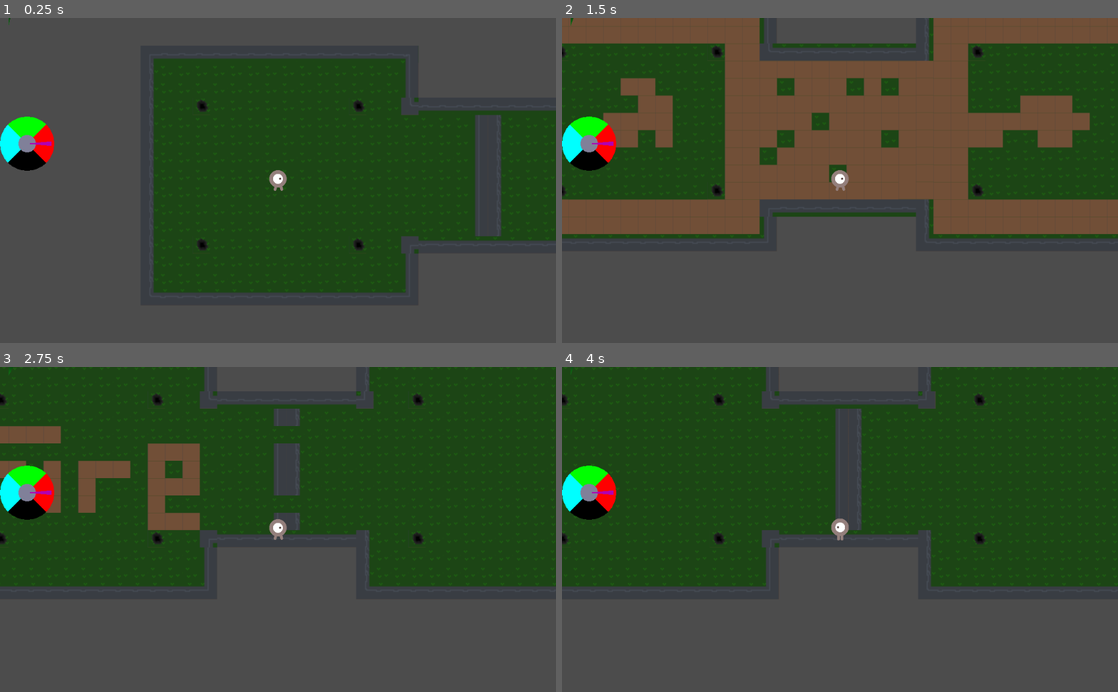
Above: before the commit, frames 1-4 (two rows, left to right).
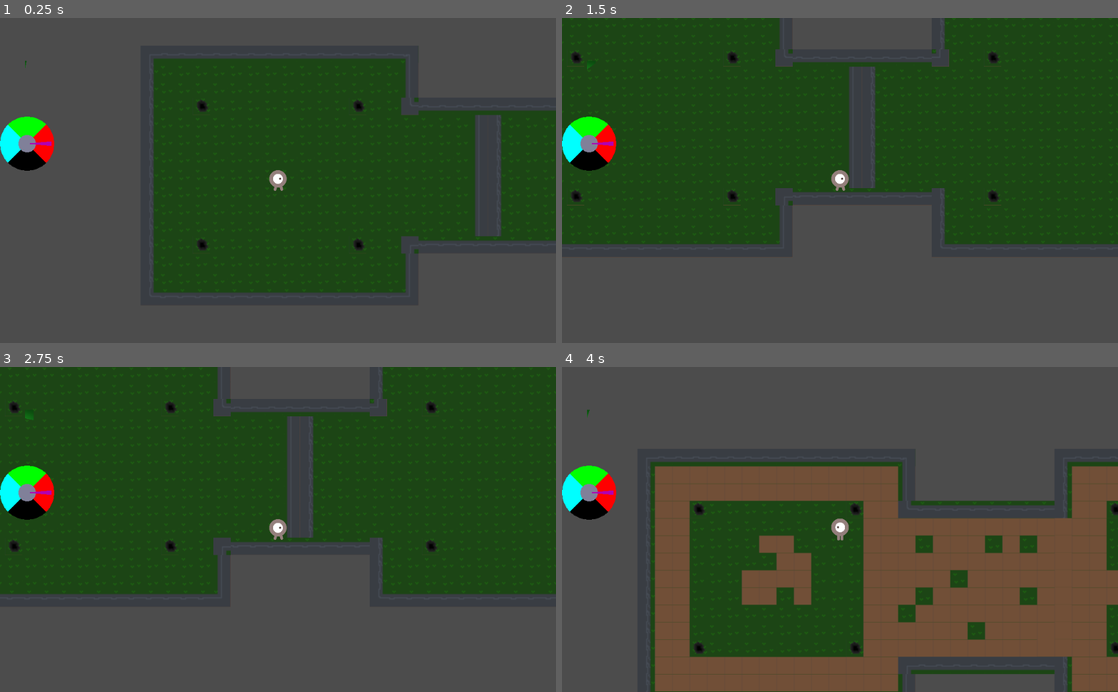
Above: after the commit, the same moments.

Repository: FiBe4000/Gamejam2022
Game: Godot game, scene res://src/Main.tscn
Same seed, same stepped clock (60 frames per second), same inputs: the game is played once before the commit and once after it.
Inputs:
- Up to frame 1 (0.25 s): no input
- Up to frame 2 (1.5 s): tap Enter at 0.5 s; hold D (move_right) 0.53-1.28 s; hold Down (aim_down) 0.53-1.28 s; hold S (move_down) from 1.28 s (still down); tap Left (aim_left) at 1.35 s
- Up to frame 3 (2.75 s): release S (move_down) at 2.03 s; hold D (move_right) from 2.03 s (still down); hold Right (aim_right) from 2.03 s (still down)
- Up to frame 4 (4 s): tap Space (shoot) at 2.75 s; release D (move_right) at 2.78 s; release Right (aim_right) at 2.78 s; hold W (move_up) 2.78-3.53 s; tap Up (aim_up) at 2.85 s; hold A (move_left) from 3.53 s (still down); hold Q (force_world_timeout) from 3.53 s (still down)

The runs differ from the first frame. In frame 1, less than 0.1% of the frame differs, in the area x 1-5%, y 0-16%; in frame 2, 39%; in frame 3, 11%; in frame 4, 80%, in the area x 0-100%, y 0-100%.

Commit message:
Connect Testmap.gd to the new_world_change signal

Diff:
--- a/src/Main.tscn
+++ b/src/Main.tscn
@@ -28,14 +28,17 @@
 [node name="Player" parent="." instance=ExtResource( 2 )]
 
 [node name="WorldSwitchTimer" type="Timer" parent="."]
+wait_time = 10.0
 autostart = true
 script = ExtResource( 8 )
 
 [node name="HUD" type="CanvasLayer" parent="."]
 
 [node name="TimerVisualizer" type="TextureProgress" parent="HUD"]
-margin_right = 32.0
-margin_bottom = 32.0
+margin_left = 30.0
+margin_top = 79.0
+margin_right = 62.0
+margin_bottom = 111.0
 texture_progress = SubResource( 4 )
 tint_progress = Color( 0.101961, 0.643137, 0.129412, 1 )
 script = ExtResource( 1 )
@@ -54,3 +57,5 @@
 [connection signal="timeout" from="WorldSwitchTimer" to="Map" method="_on_WorldSwitchTimer_timeout"]
 [connection signal="timeout" from="WorldSwitchTimer" to="HUD/TimerVisualizer" method="_on_WorldSwitchTimer_timeout"]
 [connection signal="timeout" from="WorldSwitchTimer" to="WorldSystem" method="_on_WorldSwitchTimer_timeout"]
+[connection signal="new_world_alignment" from="WorldSystem" to="HUD/CompassPlaceholder/CompassPlaceholder" method="_on_WorldSystem_new_world_alignment"]
+[connection signal="next_world_change" from="WorldSystem" to="Map" method="_on_WorldSystem_next_world_change"]
--- a/src/WorldSystem.gd
+++ b/src/WorldSystem.gd
@@ -30,7 +30,6 @@
   world_alignment = world_alignment.rotated(rot)
   var new_world = get_aligned_world()
   if new_world != next_world:
-    print(next_world," = ",new_world)
     next_world = new_world
     emit_signal("next_world_change", next_world)
   emit_signal("new_world_alignment", world_alignment)
